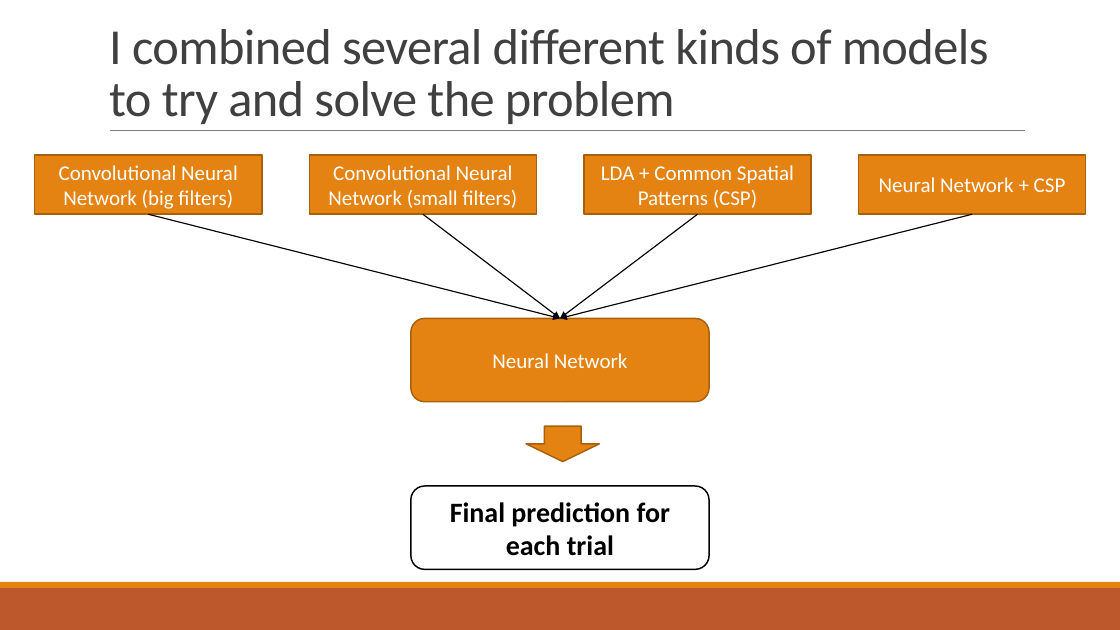
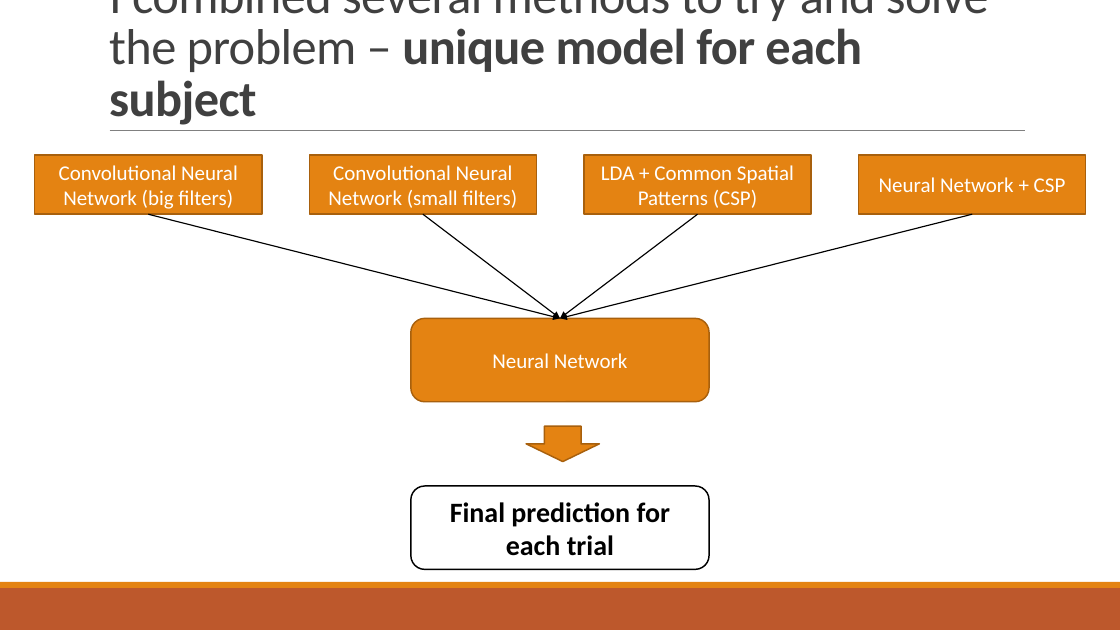
Before and after one commit to brentgaisford/BCI_for_stroke_and_paralysis_patients_classifying_eeg_signals, a slide deck: slide 10 of Using Neural Networks to Decode Brainwaves - Technical.pptx (slide 8 before the commit). Drawn at 1120x630 pixels with LibreOffice and Linux fonts; fonts in the diff are those of the drawing. Boxes give left, top, right and bottom in pixels: in the first picture for what was removed or moved away, otherwise in the second. Text is boxed around its words. In the diff, an @@ line names an element or a change of style, - is before the commit and + after.

```diff
--- a/Using Neural Networks to Decode Brainwaves - Technical.pptx
+++ b/Using Neural Networks to Decode Brainwaves - Technical.pptx
@@ title at [109,0,989,125]: text changed @@
-I combined several different kinds of models to try and solve the problem
+I combined several methods to try and solve the problem – unique model for each subject
```
Also in this commit, not shown: 3 other slides changed, 2 slides added, 1 other file.
